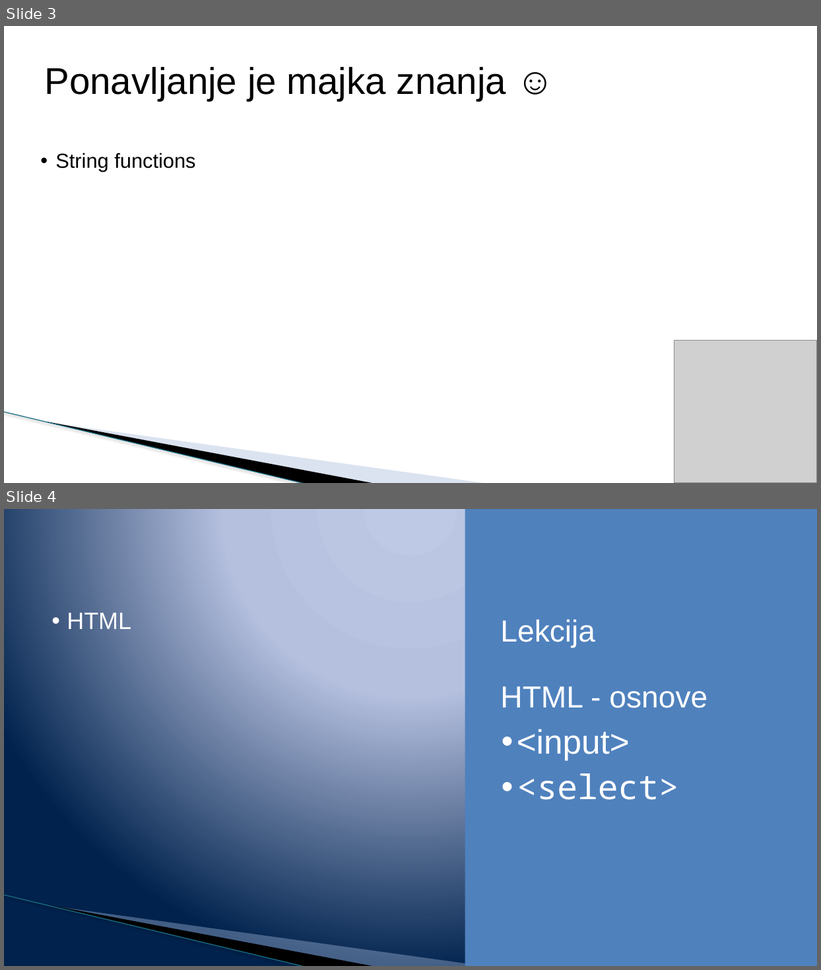
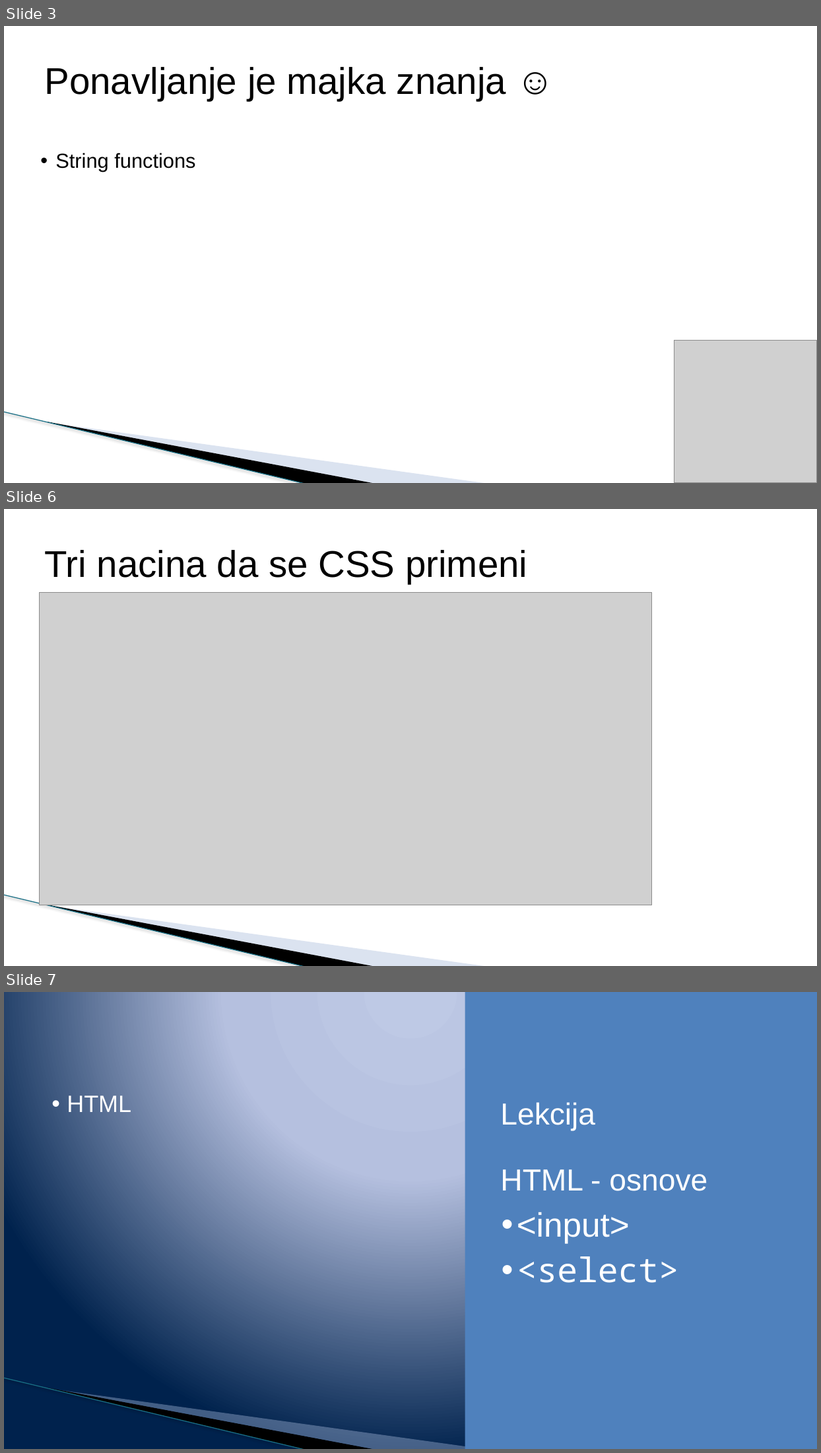
Before and after one commit to todalexcode/kurs-front-end, a slide deck: sesija-14/PPT/Front-End Developer-14.pptx. Shown one above the other, each under a label of ours: slides 3 and 4 before the commit, slides 3, 6 and 7 after it; the slides between them are not shown. The pictures are 821x970 and 821x1453 pixels, drawn with LibreOffice and Linux fonts; fonts in the diff are those of the drawing; grey boxes stand for pictures; background and template pictures are left out. Boxes give left, top, right and bottom in pixels: in the first picture for what was removed or moved away, otherwise in the second. Text is boxed around its words. In the diff, an @@ line names an element or a change of style, - is before the commit and + after.

```diff
--- a/sesija-14/PPT/Front-End Developer-14.pptx
+++ b/sesija-14/PPT/Front-End Developer-14.pptx
@@ slide 6 added at bbox=[4, 509, 817, 966], background #FFFFFF; not listed: 3 template elements that a slide beside it also shows @@
@@ title added at bbox=[45, 550, 527, 584], 44 pt, text #000000 @@
+Tri nacina da se CSS primeni
@@ picture added at bbox=[40, 593, 652, 906] @@
@@ what was slide 4 is now slide 7 @@
```
Also in this commit, not shown: 1 slide changed, 2 other slides added, 6 other files.
